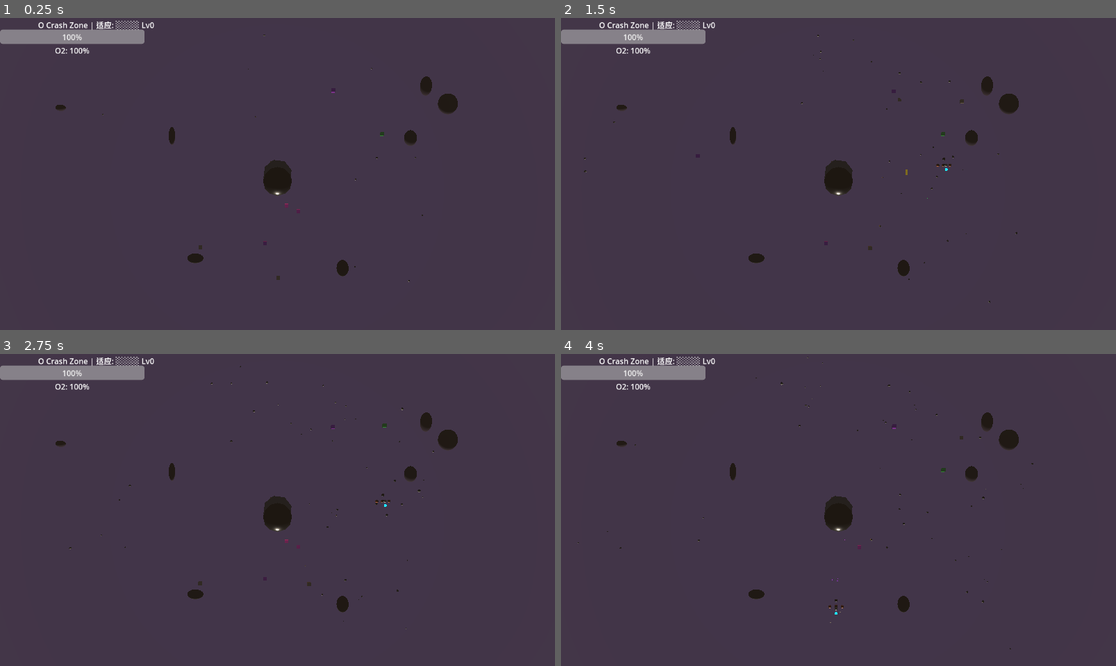
Above: before the commit, frames 1-4 (two rows, left to right).
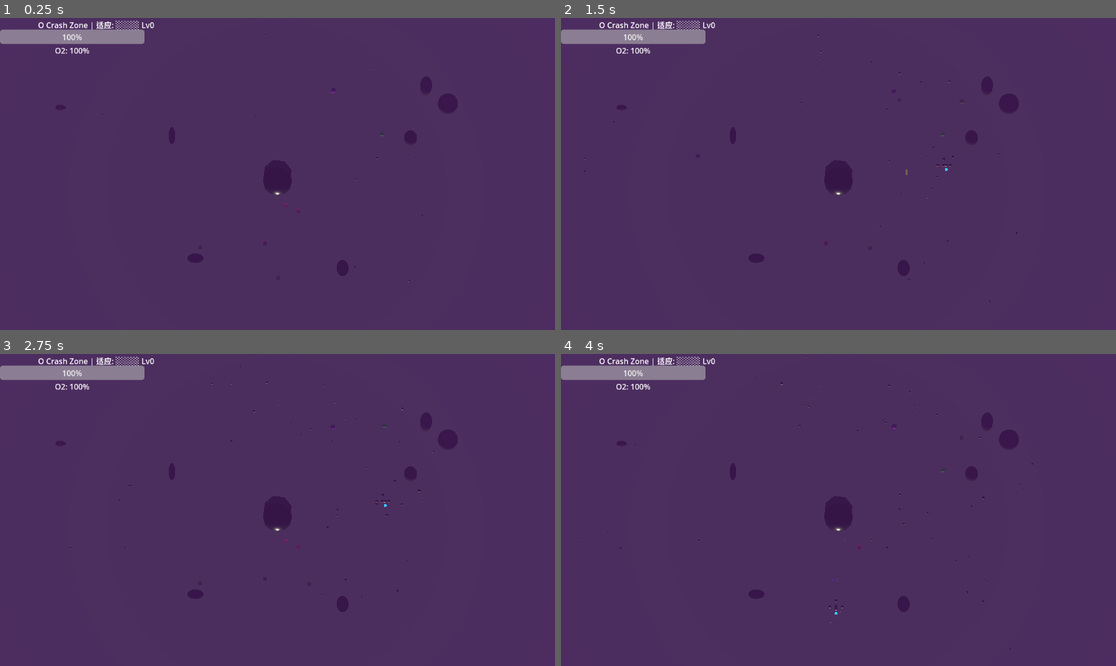
Above: after the commit, the same moments.

Repository: qnctx/star-abyss-game
Game: Godot game, scene res://scenes/main.tscn
Two runs of this game, one before a commit and one after it. Both use one fixed random seed, a clock stepped at 60 frames per second and the inputs below.
Inputs (mouse positions are in pixels of both pictures, inside the frame that each line leads up to):
- Up to frame 1 (0.25 s): no input
- Up to frame 2 (1.5 s): tap Enter at 0.5 s; move the mouse to (960, 158) at 0.52 s; hold D (move_right) 0.53-1.28 s; hold E (interact) 0.53-1.28 s; move the mouse to (727, 189) at 1.27 s; hold S (move_back) from 1.28 s (still down); click (727, 189) at 1.35 s
- Up to frame 3 (2.75 s): move the mouse to (333, 441) at 2.02 s; release S (move_back) at 2.03 s; hold D (move_right) from 2.03 s (still down); hold Shift (sprint) from 2.03 s (still down)
- Up to frame 4 (4 s): move the mouse to (810, 572) at 2.77 s; release D (move_right) at 2.78 s; release Shift (sprint) at 2.78 s; hold W (move_forward) 2.78-3.53 s; tap T (teleport) at 2.85 s; tap Space at 3.5 s; move the mouse to (1005, 556) at 3.52 s; hold A (move_left) from 3.53 s (still down); hold E (interact) from 3.53 s (still down)

The runs differ from the first frame. In frame 1, 2.0% of the frame differs, in the area x 0-100%, y 0-100%; in frame 2, 2.1%; in frame 3, 2.1%; in frame 4, 2.1%.

Commit message:
visuals: purple atmospheric fog and dark purple background

Diff:
--- a/src/scenes/main.tscn
+++ b/src/scenes/main.tscn
@@ -13,10 +13,10 @@
 
 [sub_resource type="Environment" id="Environment_main"]
 background_mode = 1
-background_color = Color(0.15, 0.15, 0.15, 1)
+background_color = Color(0.1, 0.05, 0.15, 1)
 fog_enabled = true
-fog_light_color = Color(0.3, 0.25, 0.2, 1)
-fog_density = 0.01
+fog_light_color = Color(0.35, 0.15, 0.45, 1)
+fog_density = 0.025
 fog_aerial_enabled = true
 glow_enabled = false
 
